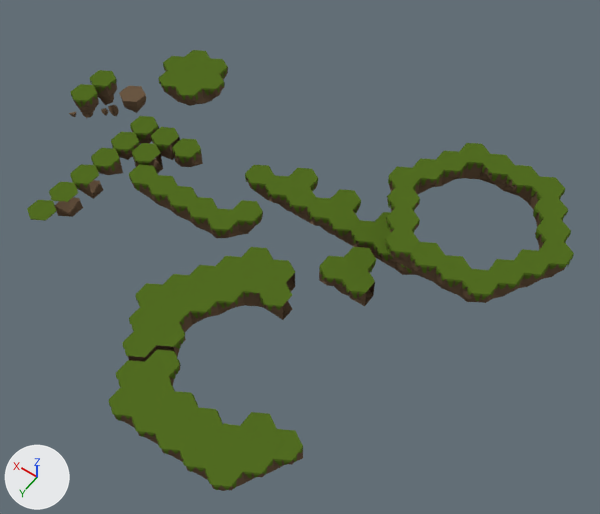
A saved change to the Blender file Building_Set.blend.
Before and after are seen from a camera (50 mm lens) standing at (-34.9, 31.6, 42.4) and looking at (-15.4, 4.2, -0.7). Every picture has the same lights, and +X, +Y and +Z are marked at lower left.

Names of what the first picture shows: 'Float', 'Platform.1sides.001', 'Platform.1sides.002', 'Platform.1sides.003', 'Platform.1sides.004', 'Platform.2sides', 'Platform.3sides', 'Platform.3special.000', 'Platform.3special.001', 'Platform.3special.003', 'Platform.4sides', 'Platform.5sides', 'Platform.5sides.001', 'Platform.5sides.002', 'Platform.6sides', 'Platform.6sides.002'.
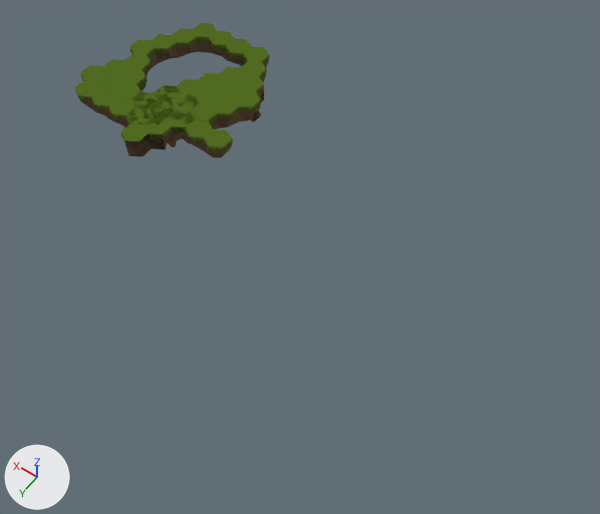
ob_riseparent is not drawn itself; it is the parent of ob_riser.

Location of each change, [x1, y1, x2, y2] in pixels of the pictures (600 x 514 px):
'Platform.1sides.004', moved
    before: [385, 143, 574, 303]
    after: [115, 23, 270, 129]
'Platform.5sides.001', moved, turned
    before: [109, 350, 303, 491]
    after: [121, 67, 264, 157]
'Platform.5sides.002', moved, turned
    before: [123, 247, 295, 362]
    after: [75, 60, 218, 142]
'Platform.3special.003', moved
    before: [245, 165, 416, 275]
    after: [82, 65, 233, 158]
'Platform.1sides.002', moved
    before: [129, 165, 263, 238]
    after: [81, 66, 192, 111]
'Platform.6sides.002', moved
    before: [159, 50, 228, 106]
    after: [127, 92, 192, 143]
'Platform.3special.000', moved (not visible afterwards)
    before: [319, 247, 376, 306]
'Float', moved
    before: [90, 70, 119, 116]
    after: [149, 101, 176, 147]
'Platform.5sides', moved
    before: [49, 182, 83, 217]
    after: [152, 106, 171, 116]
'Platform-6-Sides-Hole', added (green)
    after: [126, 85, 198, 144]
'Platform.4sides', moved
    before: [70, 164, 103, 199]
    after: [151, 107, 166, 117]
'Platform.1sides.003', moved (not visible afterwards)
    before: [172, 138, 203, 167]
'Riser', moved (not visible afterwards)
    before: [69, 84, 99, 118]
'Platform.3sides', moved (not visible afterwards)
    before: [91, 148, 123, 175]
'Platform.2sides', moved
    before: [111, 132, 140, 160]
    after: [152, 105, 176, 118]
'Platform.3special.001', moved (not visible afterwards)
    before: [132, 143, 163, 173]
'Platform.1sides.001', moved (not visible afterwards)
    before: [151, 127, 180, 160]
'Platform.6sides', moved (not visible afterwards)
    before: [27, 200, 56, 221]

The change, as a diff of the scene's bpy script:
```diff
--- a/Building_Set.blend.py
+++ b/Building_Set.blend.py
@@ ob_float @@
 ob_float = bpy.data.objects.new('Float', me_cylinder)
-ob_float.location = (6.0, 0.0, 0.0)
+ob_float.location = (0.0, 0.0, 0.0)
@@ ob_platform_1sides_001 @@
 ob_platform_1sides_001 = bpy.data.objects.new('Platform.1sides.001', me_cylinder_020)
-ob_platform_1sides_001.location = (-2.0, 2.0, 0.0)
+ob_platform_1sides_001.location = (0.0, 0.0, 0.0)
@@ ob_platform_1sides_002 @@
 ob_platform_1sides_002 = bpy.data.objects.new('Platform.1sides.002', me_cylinder_042)
-ob_platform_1sides_002.location = (-10.2, 5.68, 0.0)
+ob_platform_1sides_002.location = (0.0, 0.0, 0.0)
@@ ob_platform_1sides_003 @@
 ob_platform_1sides_003 = bpy.data.objects.new('Platform.1sides.003', me_cylinder_034)
-ob_platform_1sides_003.location = (-4.0, 2.0, 0.0)
+ob_platform_1sides_003.location = (0.0, 0.0, 0.0)
@@ ob_platform_1sides_004 @@
 ob_platform_1sides_004 = bpy.data.objects.new('Platform.1sides.004', me_cylinder_044)
-ob_platform_1sides_004.location = (-25.2, 2.68, 3.0)
+ob_platform_1sides_004.location = (0.0, 0.0, 0.0)
@@ ob_platform_2sides @@
 ob_platform_2sides = bpy.data.objects.new('Platform.2sides', me_cylinder_010)
-ob_platform_2sides.location = (0.0, 4.0, 0.0)
+ob_platform_2sides.location = (0.0, 0.0, 0.0)
@@ ob_platform_3sides @@
 ob_platform_3sides = bpy.data.objects.new('Platform.3sides', me_cylinder_011)
-ob_platform_3sides.location = (0.0, 6.0, 0.0)
+ob_platform_3sides.location = (0.0, 0.0, 0.0)
@@ ob_platform_3special_000 @@
 ob_platform_3special_000 = bpy.data.objects.new('Platform.3special.000', me_cylinder_014)
-ob_platform_3special_000.location = (-20.14, 4.68, 0.0)
+ob_platform_3special_000.location = (0.0, 0.0, 0.0)
@@ ob_platform_3special_001 @@
 ob_platform_3special_001 = bpy.data.objects.new('Platform.3special.001', me_cylinder_041)
-ob_platform_3special_001.location = (-2.0, 4.0, 0.0)
+ob_platform_3special_001.location = (0.0, 0.0, 0.0)
@@ ob_platform_3special_003 @@
 ob_platform_3special_003 = bpy.data.objects.new('Platform.3special.003', me_cylinder_018)
-ob_platform_3special_003.location = (-16.67, 1.08, 0.0)
+ob_platform_3special_003.location = (0.0, 0.0, 0.0)
@@ ob_platform_4sides @@
 ob_platform_4sides = bpy.data.objects.new('Platform.4sides', me_cylinder_012)
-ob_platform_4sides.location = (0.0, 8.0, 0.0)
+ob_platform_4sides.location = (0.0, 0.0, 0.0)
@@ ob_platform_5sides @@
 ob_platform_5sides = bpy.data.objects.new('Platform.5sides', me_cylinder_013)
-ob_platform_5sides.location = (0.0, 10.0, 0.0)
+ob_platform_5sides.location = (0.0, 0.0, 0.0)
@@ ob_platform_5sides_001 @@
 ob_platform_5sides_001 = bpy.data.objects.new('Platform.5sides.001', me_cylinder_060)
-ob_platform_5sides_001.location = (-20.27, 17.68, 0.0)
+ob_platform_5sides_001.location = (0.0, 0.0, 0.0)
+ob_platform_5sides_001.rotation_euler = (0.0, 0.0, -2.094)  # degrees (0, 0, -120)
@@ ob_platform_5sides_002 @@
 ob_platform_5sides_002 = bpy.data.objects.new('Platform.5sides.002', me_cylinder_088)
-ob_platform_5sides_002.location = (-12.27, 12.98, 0.0)
-ob_platform_5sides_002.rotation_euler = (0.0, 0.0, -2.094)  # degrees (0, 0, -120)
+ob_platform_5sides_002.location = (0.0, 0.0, 0.0)
@@ ob_platform_6sides @@
 ob_platform_6sides = bpy.data.objects.new('Platform.6sides', me_cylinder_031)
-ob_platform_6sides.location = (0.0, 12.0, 0.0)
+ob_platform_6sides.location = (0.0, 0.0, 0.0)
@@ ob_platform_6sides_002 @@
 ob_platform_6sides_002 = bpy.data.objects.new('Platform.6sides.002', me_cylinder_058)
-ob_platform_6sides_002.location = (0.87, -4.51, 0.0)
+ob_platform_6sides_002.location = (0.0, 0.0, 0.0)
@@ ob_riseparent @@
 ob_riseparent = bpy.data.objects.new('RiseParent', None)
-ob_riseparent.location = (6.0, 2.0, 0.0)
+ob_riseparent.location = (0.0, 0.0, 0.0)
@@ ob_platform_6_sides_hole @@
+ob_platform_6_sides_hole = bpy.data.objects.new('Platform-6-Sides-Hole', me_cylinder_001)  # 414 vertices, 540 faces; spans x -2.67..2.66, y -2.5..2.51, z -0.81..1.05; in mat_rocks (brown #6b5743), mat_grass (dark green #526d22)
+ob_platform_6_sides_hole.location = (0.0, 0.0, 0.0)
```
